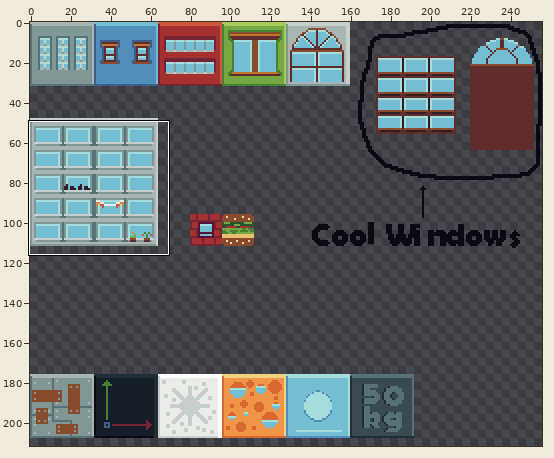
Edited in one commit: pixel-art file (assets/Buildings/BuildingsMap.aseprite). The picture above shows the old version from afar; the outline marks the close-up.
Close-up. First the earlier version:
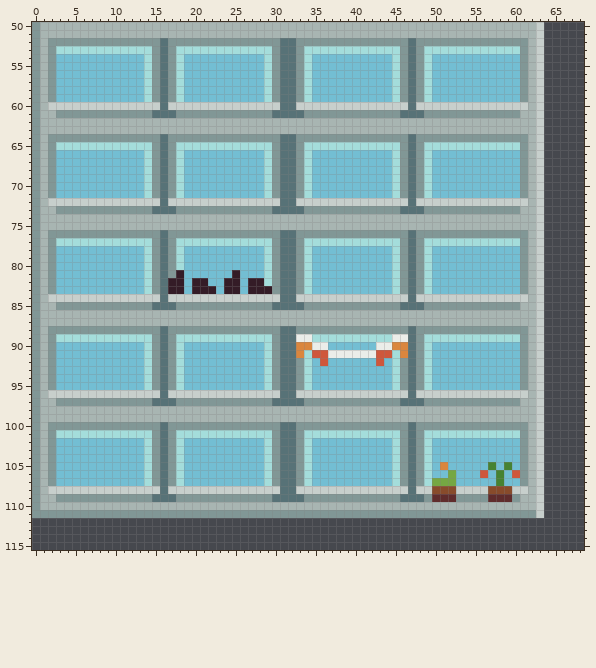
256x256 pixels, 1 frame. Shown: x 0..68, y 50..115. The wide view leaves out empty margins. The commit also changed other parts of the picture, which this record leaves out.
And afterwards:
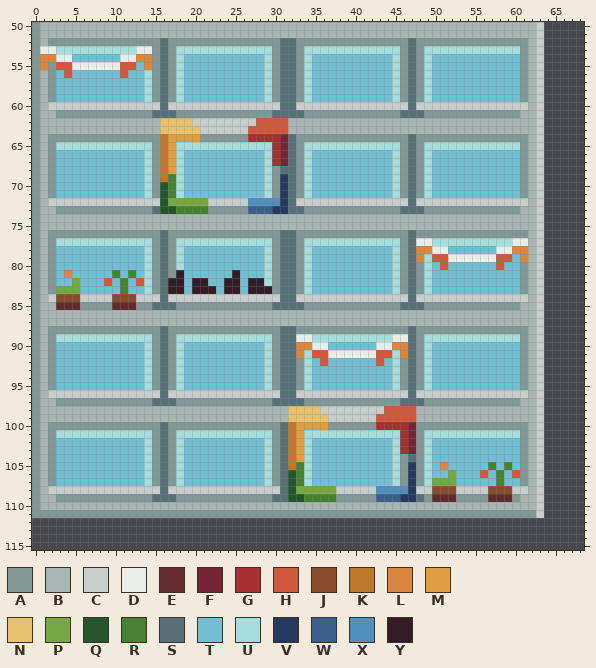
Palette (. is transparent): A #819796  B #a8b5b2  C #c7cfcc  D #ebede9  E #602c2c  F #752438  G #a53030  H #cf573c  J #884b2b  K #be772b  L #da863e  M #de9e41  N #e8c170  P #75a743  Q #25562e  R #468232  S #577277  T #73bed3  U #a4dddb  V #253a5e  W #3c5e8b  X #4f8fba  Y #341c27
What changed:
The author changed colour B to colour C in row 62 at x 20 to 27; in row 63 at x 21 to 26; in row 98 at x 36 to 43; in row 99 at x 37 to 42.
The author changed colour A to colour D in row 53 at x 2; in row 77 at x 48 and 61.
The author changed colour B to colour D in row 53 at x 1.
The author changed colour T to colour D in row 54 at x 3 to 4 and 11 to 12; in row 55 at x 5 to 10; in row 78 at x 50 to 51 and 58 to 59; in row 79 at x 52 to 57.
The author changed colour U to colour D in row 53 at x 13 to 14; in row 77 at x 49 and 60.
The author changed colour A to colour E in row 85 at x 3 to 5 and 10 to 12.
The author changed colour S to colour F in rows 64 to 67 at x 31; in rows 100 to 103 at x 47.
The author changed colour A to colour G in row 64 at x 27 to 30; in rows 65 to 67 at x 30; in row 100 at x 43 to 46; in rows 101 to 103 at x 46.
The author changed colour B to colour H in row 62 at x 28 to 31; in row 63 at x 27 to 31; in row 98 at x 44 to 47; in row 99 at x 43 to 47.
The author changed colour T to colour H in row 55 at x 3 to 4 and 11 to 12; in row 56 at x 4 and 11; in row 79 at x 50 to 51 and 58 to 59; in row 80 at x 51 and 58; in row 82 at x 9 and 13.
The author changed colour C to colour J in row 84 at x 3 to 5 and 10 to 12.
The author changed colour S to colour K in rows 64 to 69 at x 16; in rows 100 to 105 at x 32.
The author changed colour A to colour L in row 54 at x 2; in rows 78 to 79 at x 48 and 61.
The author changed colour B to colour L in rows 54 to 55 at x 1.
The author changed colour T to colour L in row 54 at x 13; in row 78 at x 60; in row 81 at x 4.
The author changed colour U to colour L in rows 54 to 55 at x 14; in row 78 at x 49.
The author changed colour A to colour M in row 64 at x 17 to 20; in rows 65 to 68 at x 17; in row 100 at x 33 to 36; in rows 101 to 104 at x 33.
The author changed colour B to colour N in row 62 at x 16 to 19; in row 63 at x 16 to 20; in row 98 at x 32 to 35; in row 99 at x 32 to 36.
The author changed colour C to colour P in row 72 at x 17 to 21; in row 108 at x 33 to 37.
The author changed colour T to colour P in row 82 at x 5; in row 83 at x 3 to 5.
The author changed colour S to colour Q in rows 70 to 72 at x 16; in row 73 at x 16 to 17; in rows 106 to 108 at x 32; in row 109 at x 32 to 33.
The author changed colour A to colour R in rows 69 to 71 at x 17; in row 73 at x 18 to 21; in rows 105 to 107 at x 33; in row 109 at x 34 to 37.
The author changed colour T to colour R in row 81 at x 10 and 12; in rows 82 to 83 at x 11.
The author changed colour S to colour V in rows 69 to 72 at x 31; in row 73 at x 30 to 31; in rows 105 to 108 at x 47; in row 109 at x 46 to 47.
The author changed colour A to colour W in row 73 at x 27 to 29; in row 109 at x 43 to 45.
The author changed colour C to colour X in row 72 at x 27 to 30; in row 108 at x 43 to 46.
Boxes around the changes in both close-ups, in picture pixels (x1, y1, x2, y2):
changed: (40, 46, 152, 78)
changed: (160, 118, 288, 214)
changed: (416, 238, 528, 270)
changed: (56, 270, 80, 310)
changed: (104, 270, 144, 310)
changed: (288, 406, 416, 502)
